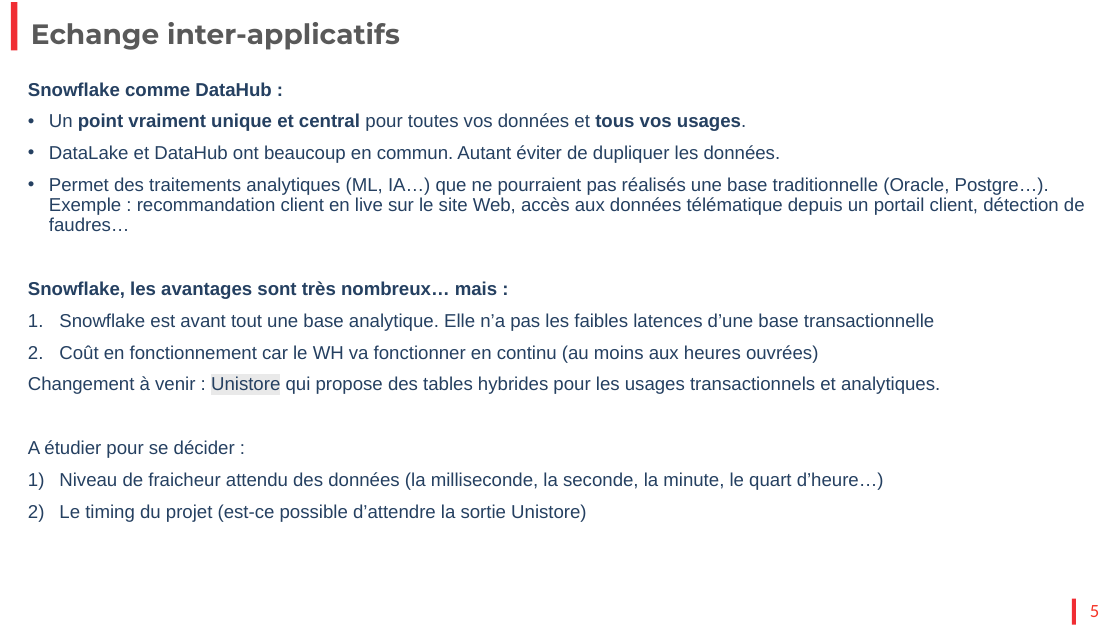
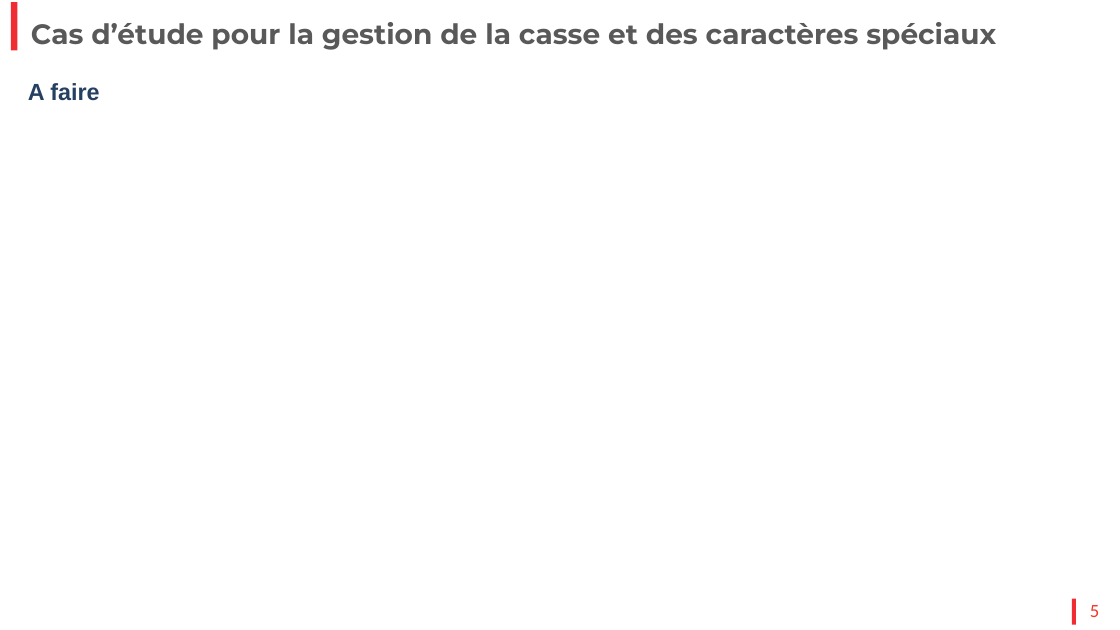
Before and after one commit to PhilippeR-dev/edhec-expert, a slide deck: slide 5 of EDHEC_Referentiel_Geographique.pptx. Drawn at 1120x630 pixels with LibreOffice and Linux fonts; fonts in the diff are those of the drawing; background and template pictures are left out. Boxes give left, top, right and bottom in pixels: in the first picture for what was removed or moved away, otherwise in the second. Text is boxed around its words. In the diff, an @@ line names an element or a change of style, - is before the commit and + after.

```diff
--- a/EDHEC_Referentiel_Geographique.pptx
+++ b/EDHEC_Referentiel_Geographique.pptx
@@ text at [31, 22, 996, 50]: text changed @@
-Echange inter-applicatifs
+Cas d’étude pour la gestion de la casse et des caractères spéciaux
@@ text at [28, 83, 99, 101]: text changed; size 16 to 20 pt; bold on @@
-Snowflake comme DataHub :
-• Un point vraiment unique et central pour toutes vos données et tous vos usages.
-• DataLake et DataHub ont beaucoup en commun. Autant éviter de dupliquer les données.
-• Permet des traitements analytiques (ML, IA…) que ne pourraient pas réalisés une base traditionnelle (Oracle, Postgre…). Exemple : recommandation client en live sur le site Web, accès aux données télématique depuis un portail client, détection de faudres…
-Snowflake, les avantages sont très nombreux… mais :
-1. Snowflake est avant tout une base analytique. Elle n’a pas les faibles latences d’une base transactionnelle
-2. Coût en fonctionnement car le WH va fonctionner en continu (au moins aux heures ouvrées)
-Changement à venir : Unistore qui propose des tables hybrides pour les usages transactionnels et analytiques.
-A étudier pour se décider :
-1) Niveau de fraicheur attendu des données (la milliseconde, la seconde, la minute, le quart d’heure…)
-2) Le timing du projet (est-ce possible d’attendre la sortie Unistore)
+A faire
```
Also in this commit, not shown: 5 slides added, 4 slides removed, 2 other files.
